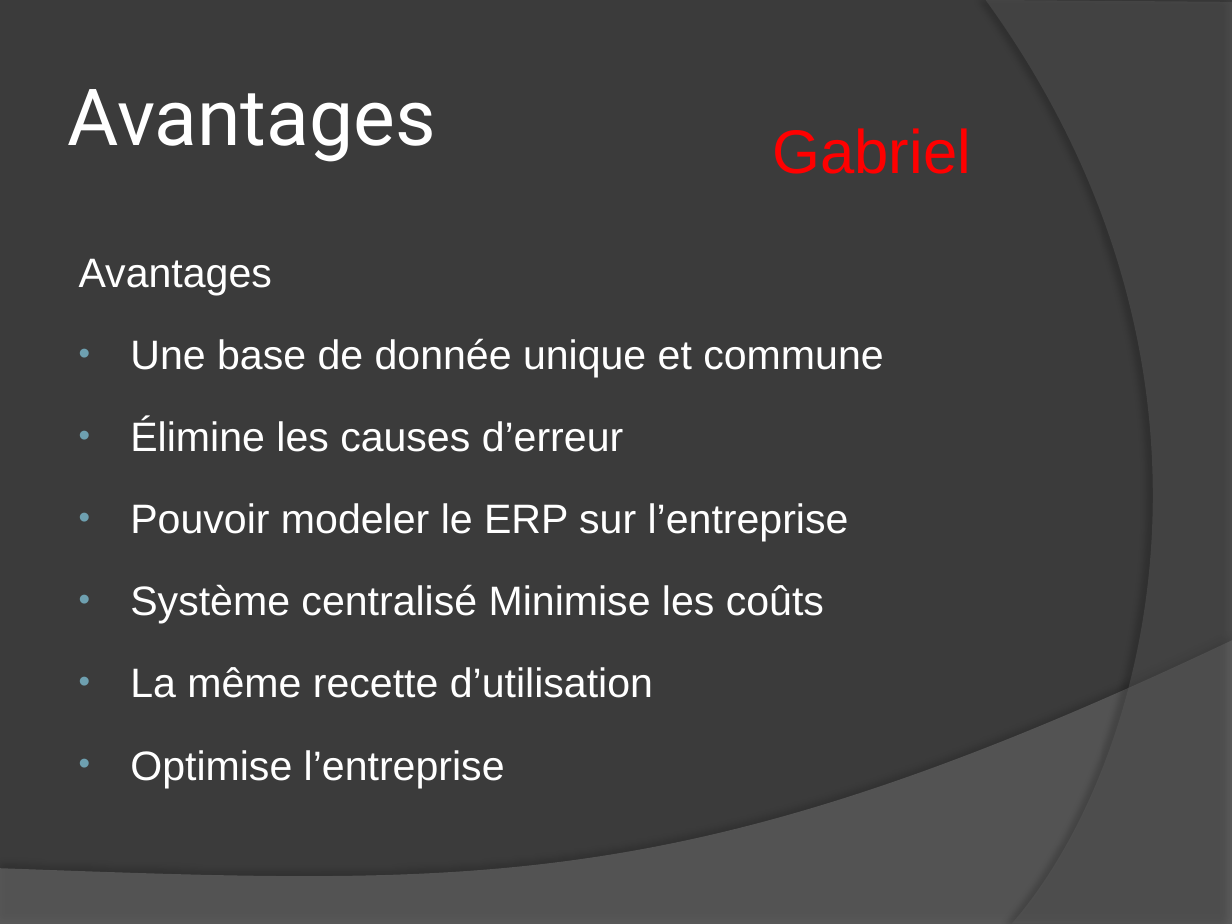
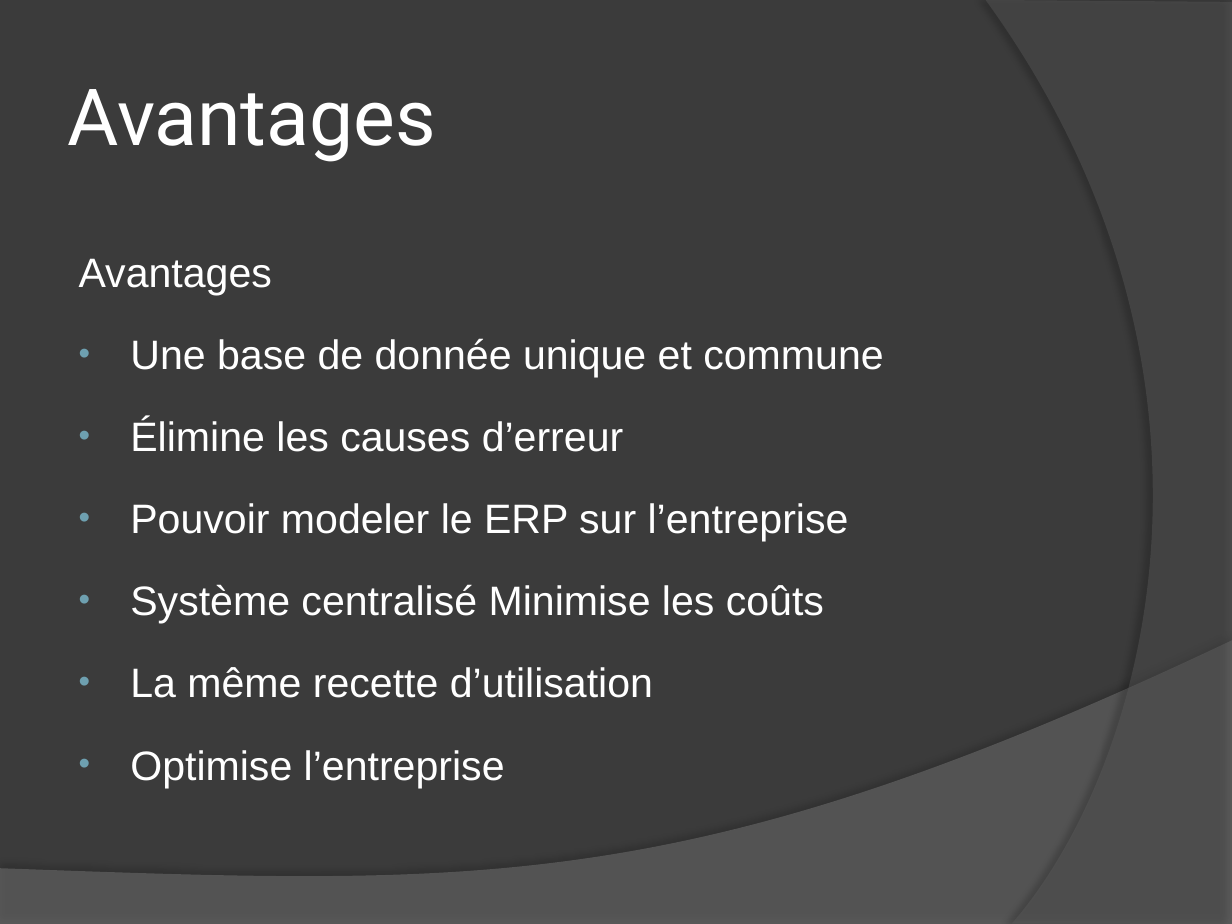
Before and after one commit to udovisdevoh/newtonerp, a slide deck: slide 4 of NewtonERP/Documentation/BeeERP_presentation.pptx. Drawn at 1232x924 pixels with LibreOffice and Linux fonts; fonts in the diff are those of the drawing. Boxes give left, top, right and bottom in pixels: in the first picture for what was removed or moved away, otherwise in the second. Text is boxed around its words. In the diff, an @@ line names an element or a change of style, - is before the commit and + after.

```diff
--- a/NewtonERP/Documentation/BeeERP_presentation.pptx
+++ b/NewtonERP/Documentation/BeeERP_presentation.pptx
@@ text removed at [773, 128, 971, 174] @@
-Gabriel
```
Also in this commit, not shown: 9 other slides changed.
